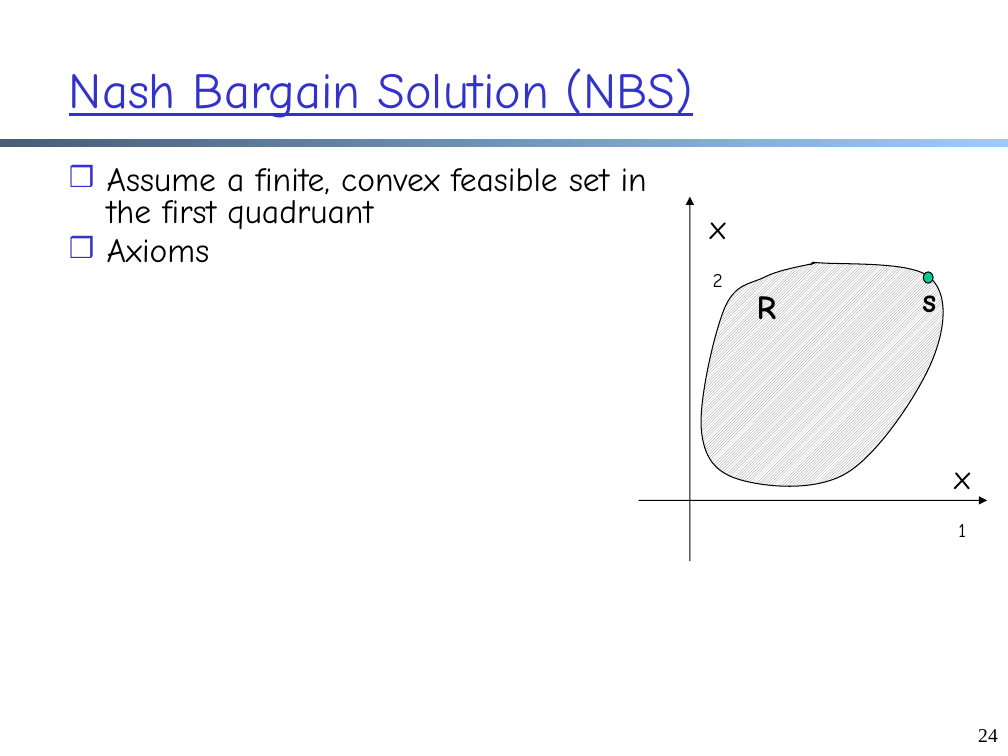
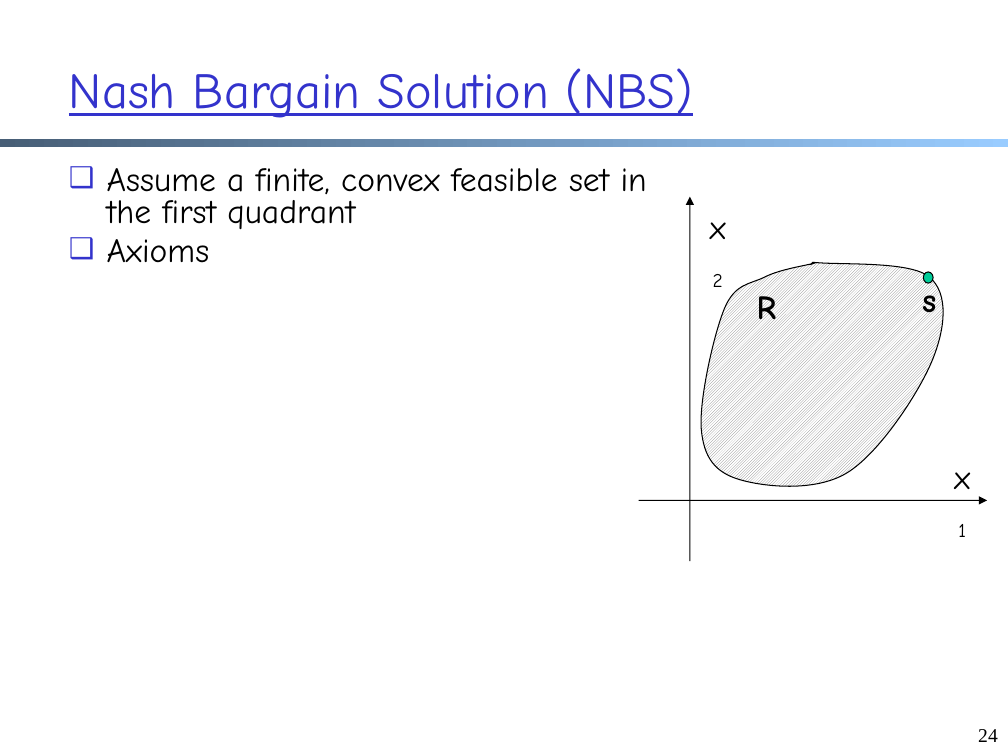
Before and after one commit to xiangq27/xiangq27.github.io, a slide deck: slide 24 of courses/cnns-xmuf21/files/lectures/transport-cc-network-wide-bwalloc-framework.pptx. Drawn at 1008x756 pixels with LibreOffice and Linux fonts; fonts in the diff are those of the drawing. Boxes give left, top, right and bottom in pixels: in the first picture for what was removed or moved away, otherwise in the second. Text is boxed around its words. In the diff, an @@ line names an element or a change of style, - is before the commit and + after.

```diff
--- a/courses/cnns-xmuf21/files/lectures/transport-cc-network-wide-bwalloc-framework.pptx
+++ b/courses/cnns-xmuf21/files/lectures/transport-cc-network-wide-bwalloc-framework.pptx
@@ text at bbox=[107, 168, 647, 229]: text changed @@
-❒ Assume a finite, convex feasible set in the first quadruant
+❑ Assume a finite, convex feasible set in the first quadrant
```
Also in this commit, not shown: 25 other slides changed, 7 other files.
